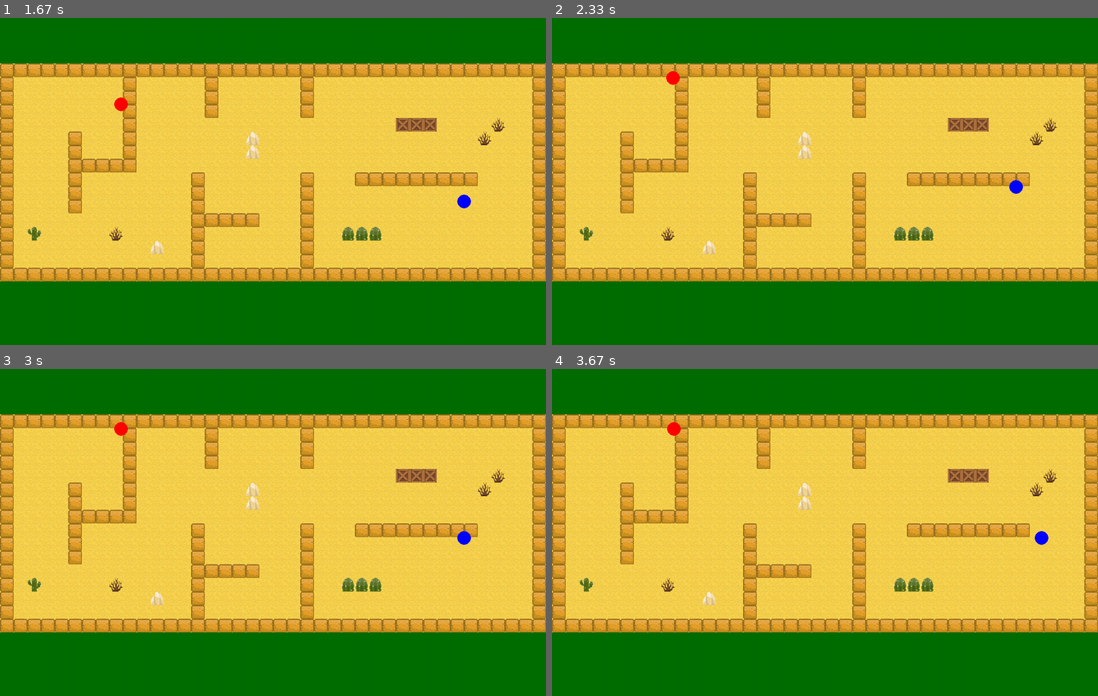
Above: before the commit, frames 1-4 (two rows, left to right).
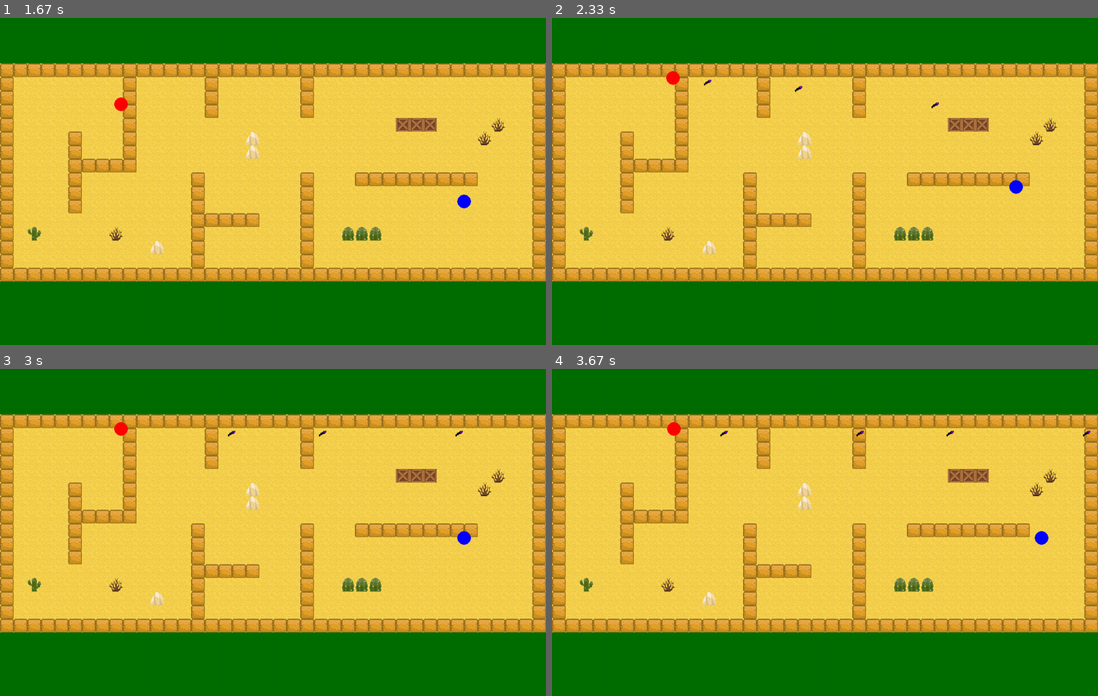
Above: after the commit, the same moments.

Repository: quantm0201/hero-io-pygame
Game: pygame game, started from main.py
Two runs of this game, one before a commit and one after it. Both use one fixed random seed, a clock stepped at 60 frames per second and the inputs below.
Inputs:
- Up to frame 1 (1.67 s): hold Space 0.33-0.8 s; hold Up 0.33-0.8 s; tap Enter at 0.83 s; hold D 1.17-1.63 s; hold Up 1.17-1.63 s
- Up to frame 2 (2.33 s): hold Q 1.67-2.13 s; hold Up 1.67-2.13 s; hold W 1.67-2.13 s; tap Space at 1.73, 2.03, 2.23 s; hold E from 2.17 s (still down); hold Up from 2.17 s (still down); hold W from 2.17 s (still down)
- Up to frame 3 (3 s): tap Space at 2.53, 2.73 s; release E at 2.63 s; release Up at 2.63 s; release W at 2.63 s; hold Up from 2.67 s (still down); hold W from 2.67 s (still down)
- Up to frame 4 (3.67 s): tap Space at 3.03, 3.23, 3.53 s; release Up at 3.13 s; release W at 3.13 s; hold Right 3.17-3.63 s; hold D 3.17-3.63 s

Frame 1 is identical in both runs. In frame 2, less than 0.1% of the frame differs, in the area x 27-71%, y 18-28%; in frame 3, less than 0.1%; in frame 4, less than 0.1%, in the area x 30-99%, y 18-21%.

Commit message:
add input

Diff:
--- a/Bullet.py
+++ b/Bullet.py
@@ -35,7 +35,6 @@
         self.vector = normalize(vector)
         self.countDieTime = 0
         self.isFree = False
-        print("isRun")
 
     def updatePosition(self):
         deltaX = self.vector.x * cf.BULLET_SPEED / cf.FPS
--- a/Config.py
+++ b/Config.py
@@ -59,26 +59,39 @@
 HERO_1_ID = 8
 HERO_2_ID = 9
 
+# keyName
+K_ATTACK = "kAttack"
+K_UP_DIRECTION = "kUpDirection"
+K_DOWN_DIRECTION = "kDownDirection"
+
 HERO_KEY = [1, 1, 1, 1, 1, 1, 1, 1, 1, 1]
 HERO_KEY[HERO_1_ID] = {
     "kUp": K_w,
     "kDown": K_s,
     "kLeft": K_a,
     "kRight": K_d,
-    "kAttack": K_SPACE,
+    K_ATTACK: K_SPACE,
+    K_UP_DIRECTION: K_q,
+    K_DOWN_DIRECTION: K_e,
 }
+
 HERO_KEY[HERO_2_ID] = {
     "kUp": K_UP,
     "kDown": K_DOWN,
     "kLeft": K_LEFT,
     "kRight": K_RIGHT,
-    "kAttack": K_0,
+    K_ATTACK: K_PERIOD,
+    K_UP_DIRECTION: K_COMMA,
+    K_DOWN_DIRECTION: K_SLASH,
 }
 
-K_ATTACK = "kAttack"
+
 
 # Bullet
 BULLET_SIZE = BULLET_WIDTH = BULLET_HEIGHT = 20
-BULLET_SPEED = 100      #   100pixel/s
-BULLET_TIME_TO_DIE = 3
+BULLET_SPEED = 1000      #   100pixel/s
+BULLET_TIME_TO_DIE = 1
 HERO_BASE_SPEED_PX_PER_FR = 2 #pixel per frame
+
+UP_DIRECTION_STATE = 0
+DOWN_DIRECTION_STATE = 1
--- a/Hero.py
+++ b/Hero.py
@@ -27,27 +27,27 @@
         self.surface = pygame.Surface((cf.HERO_WIDTH, cf.HERO_HEIGHT), SRCALPHA)
         self.rect = self.surface.get_rect()
         self.rect_center = (cf.HERO_WIDTH//2, cf.HERO_HEIGHT//2)
-        # bullet
-        self.bulletPool = BulletPool(10)
 
 
+        # bullet
+        self.direction = Point(1, 0)
+        self.bulletPool = BulletPool(10)
+        self.upDirection = False
+        self.downDirection = True
 
-    # def draw(self, surface):
-    #     surface.blit(self.surface, self.pos)
-
-    #     # bullet
-    #     self.bulletPool.update(surface)
 
     def shoot(self):
-        vector =  Point(1, 1)
-        pos = Point(self.pos[0], self.pos[1])
-        self.bulletPool.shoot(pos, vector)
+        pos = Point(self.x, self.y)
+        self.bulletPool.shoot(pos, self.direction)
 
     def draw(self, surface):
         self.update()
         self.rect.center = (self.x, self.y)
         surface.blit(self.surface, self.rect)
         pygame.draw.circle(self.surface, self.color, (cf.HERO_WIDTH//2, cf.HERO_HEIGHT//2), cf.HERO_SIZE//2)
+
+        # bullet
+        self.bulletPool.update(surface)
 
 
     def update(self):
@@ -85,6 +85,15 @@
             self.x = x
             self.y = y
 
+            # bullet
+            if self.upDirection and self.downDirection:
+                return
+            elif self.upDirection:
+                self.changeDirection(cf.UP_DIRECTION_STATE)
+            elif self.downDirection:
+                self.changeDirection(cf.DOWN_DIRECTION_STATE)
+
+
     def receiveEvent(self, event):
         if event.type == KEYDOWN:
             if event.key == cf.HERO_KEY[self.id].get("kUp"):
@@ -96,7 +105,11 @@
             if event.key == cf.HERO_KEY[self.id].get("kRight"):
                 self.movingRight = True
             if event.key == cf.HERO_KEY[self.id].get(cf.K_ATTACK):
-                i = 0
+                self.shoot()
+            if event.key == cf.HERO_KEY[self.id].get(cf.K_UP_DIRECTION):
+                self.upDirection = True
+            if event.key == cf.HERO_KEY[self.id].get(cf.K_DOWN_DIRECTION):
+                self.downDirection = True
         if event.type == KEYUP:
             if event.key == cf.HERO_KEY[self.id].get("kUp"):
                 self.movingUp = False
@@ -106,4 +119,14 @@
                 self.movingLeft = False
             if event.key == cf.HERO_KEY[self.id].get("kRight"):
                 self.movingRight = False
+            if event.key == cf.HERO_KEY[self.id].get(cf.K_UP_DIRECTION):
+                self.upDirection = False
+            if event.key == cf.HERO_KEY[self.id].get(cf.K_DOWN_DIRECTION):
+                self.downDirection = False
         return None
+
+    def changeDirection(self, state):
+        if (state == cf.UP_DIRECTION_STATE):
+            return
+        else:
+            return
